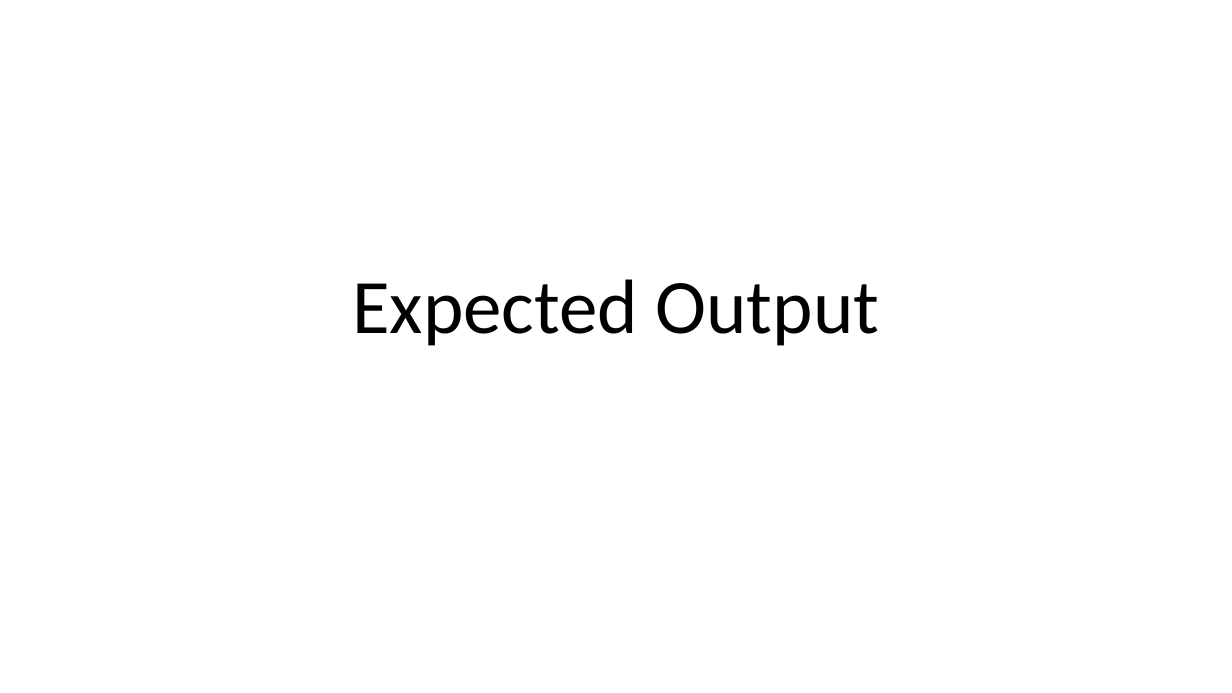
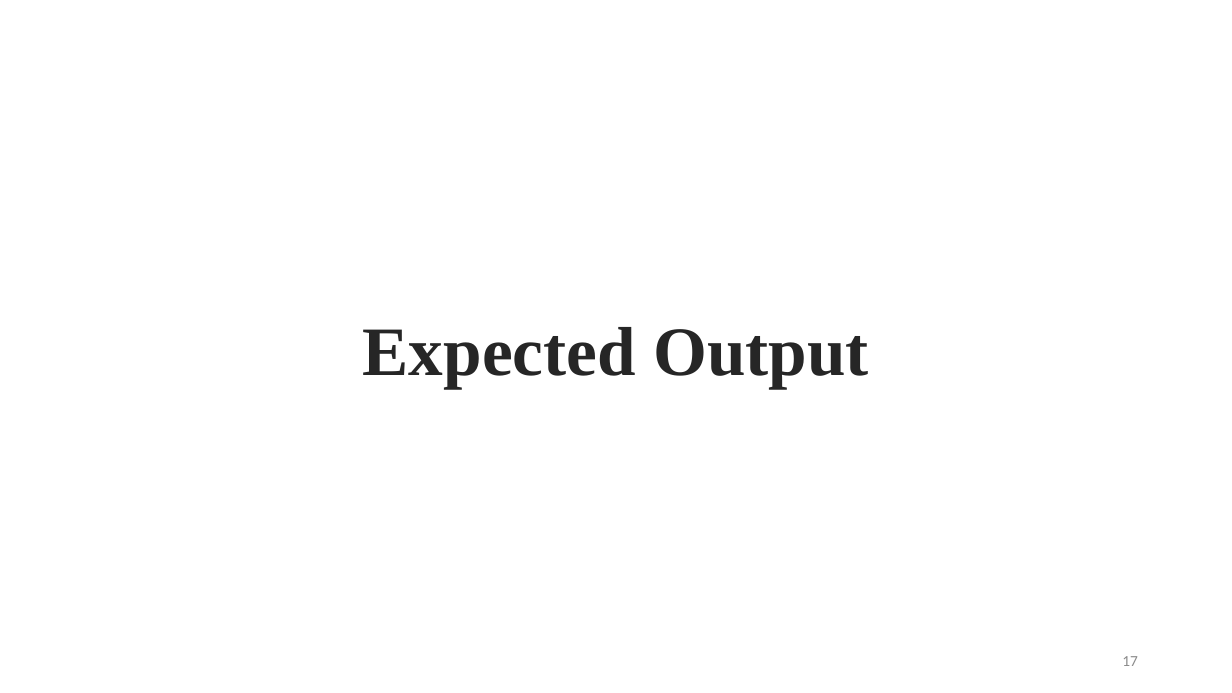
Before and after one commit to BipinGodar/ProjectReport, a slide deck: slide 17 of Smart Gloves using Flex Sensor.pptx (slide 15 before the commit). Drawn at 1232x693 pixels with LibreOffice and Linux fonts; fonts in the diff are those of the drawing. Boxes give left, top, right and bottom in pixels: in the first picture for what was removed or moved away, otherwise in the second. Text is boxed around its words. In the diff, an @@ line names an element or a change of style, - is before the commit and + after.

```diff
--- a/Smart Gloves using Flex Sensor.pptx
+++ b/Smart Gloves using Flex Sensor.pptx
@@ title "Expected Output" moved from (x1=352, y1=279, x2=880, y2=346) to (x1=363, y1=327, x2=869, y2=388) @@
@@ title "Expected Output" at (x1=363, y1=327, x2=869, y2=388): size 60 to 54 pt, font Calibri to Times New Roman, text colour #000000 to #262626, bold on @@
@@ page number added at (x1=1122, y1=656, x2=1138, y2=666), 12 pt, text #8C8C8C @@
+17
```
Also in this commit, not shown: 11 other slides changed, 9 slides added, 5 slides removed, 3 other files.
